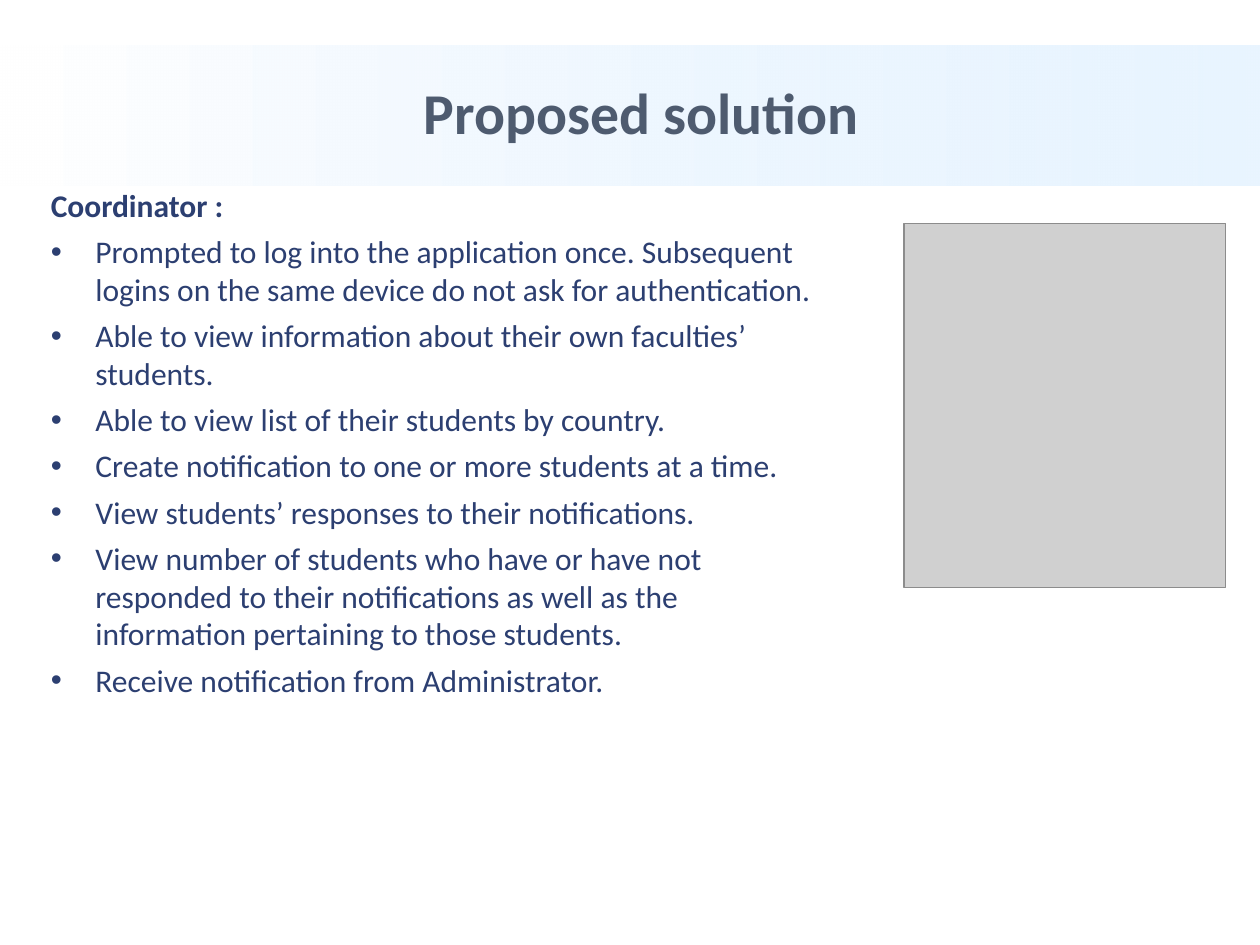
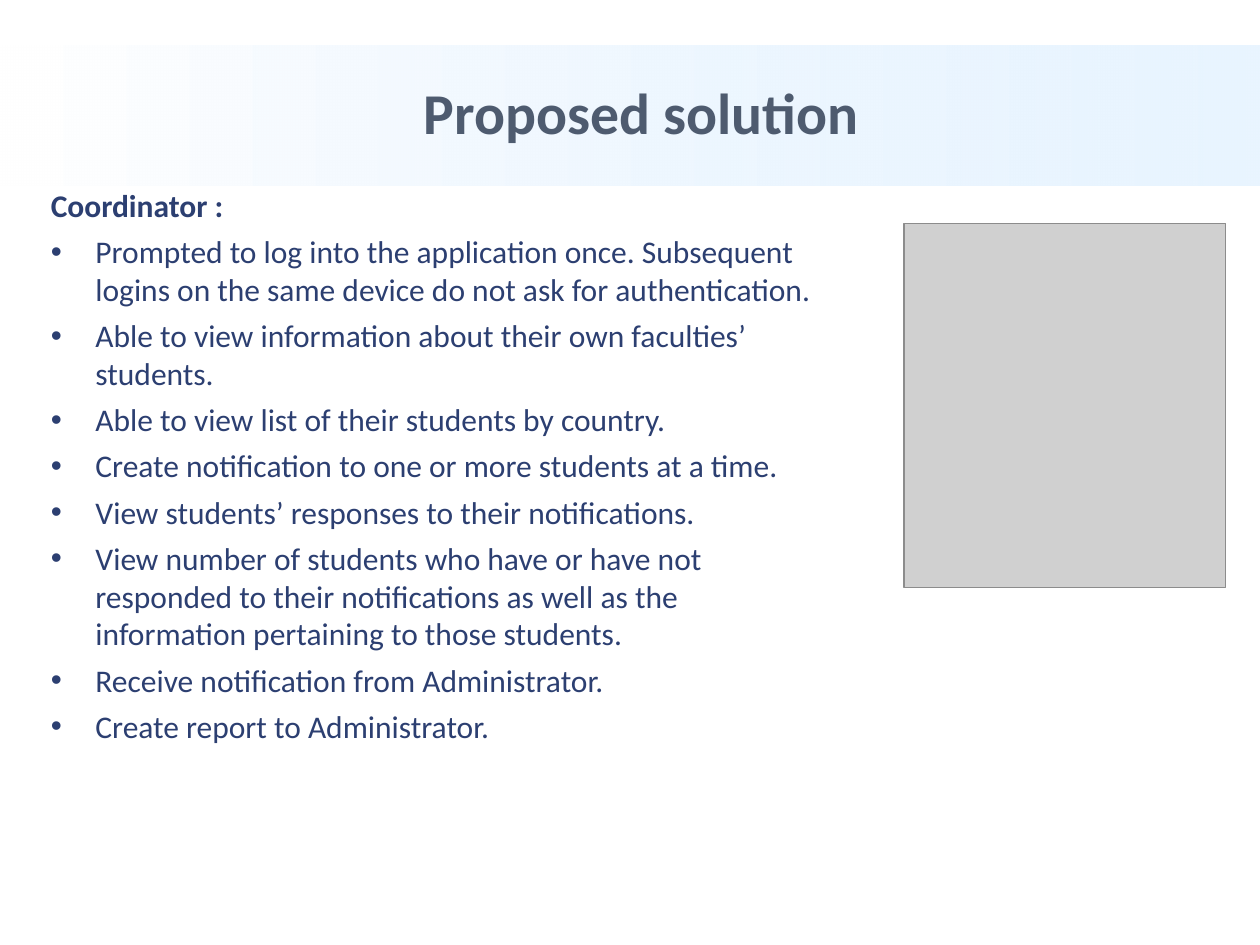
Before and after one commit to haptxse62665/DY-EMERGENCY-RESPONSE-PROJECT, a slide deck: slide 9 of Report/Report1_DYs-Group_Slide.pptx. Drawn at 1260x945 pixels with LibreOffice and Linux fonts; fonts in the diff are those of the drawing; grey boxes stand for pictures; background and template pictures are left out. Boxes give left, top, right and bottom in pixels: in the first picture for what was removed or moved away, otherwise in the second. Text is boxed around its words. In the diff, an @@ line names an element or a change of style, - is before the commit and + after.

Commit message:
BinhNTT_Update Slide Report1 Presentation

```diff
--- a/Report/Report1_DYs-Group_Slide.pptx
+++ b/Report/Report1_DYs-Group_Slide.pptx
@@ text at [95,716,489,743]: paragraph added @@
+• Create report to Administrator.
```
Also in this commit, not shown: 4 other slides changed.
